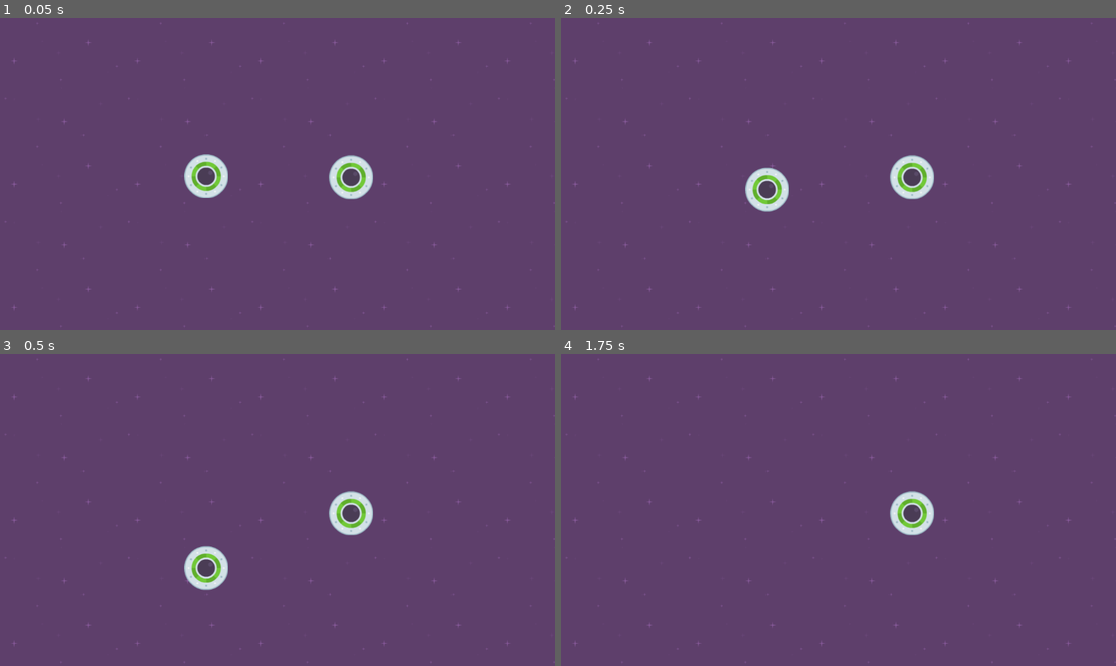
Above: before the commit, frames 1-4 (two rows, left to right).
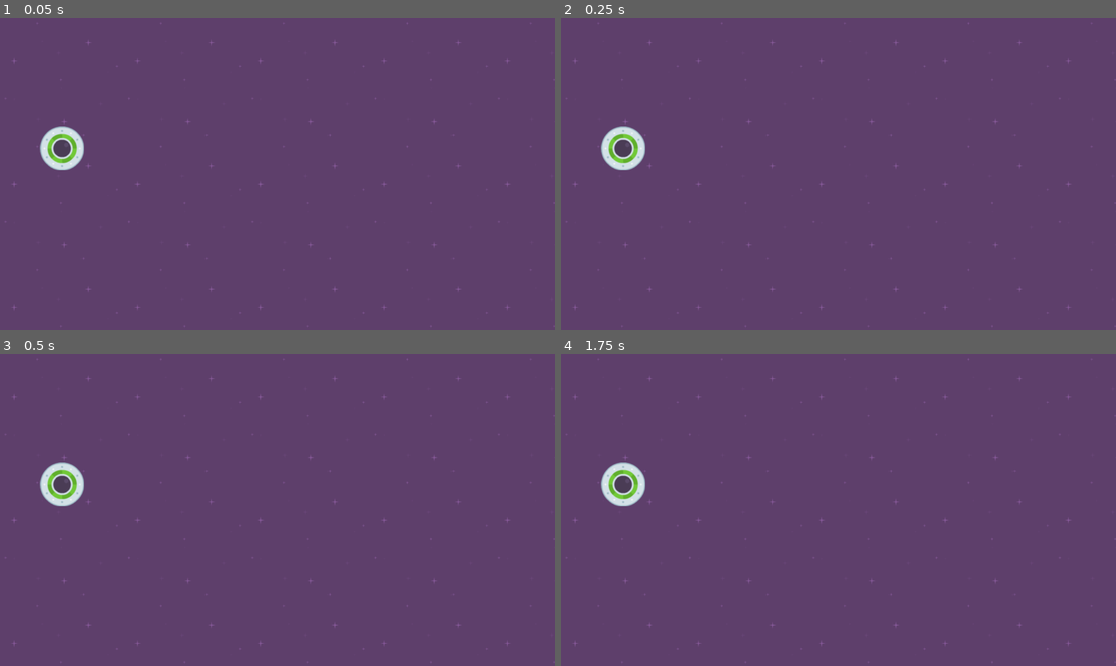
Above: after the commit, the same moments.

Repository: DapperMongoose/SpeedySaucer
Game: Godot game, scene res://level_1.tscn
The game is run twice, just before and just after one commit, with the same random seed, the same clock (stepped at 60 frames per second) and the same inputs.
Inputs:
- Up to frame 1 (0.05 s): no input
- Up to frame 2 (0.25 s): no input
- Up to frame 3 (0.5 s): no input
- Up to frame 4 (1.75 s): tap Enter at 1.25 s

The runs differ from the first frame. In frame 1, 2.3% of the frame differs, in the area x 7-68%, y 34-59%; in frame 2, 2.3%, in the area x 7-68%, y 34-63%; in frame 3, 2.3%; in frame 4, 1.5%.

Commit message:
completed parent child relationship module

Diff:
--- a/level_1.tscn
+++ b/level_1.tscn
@@ -12,8 +12,4 @@
 stretch_mode = 1
 
 [node name="Player" parent="." instance=ExtResource("2_a4uty")]
-position = Vector2(729, 331)
-
-[node name="Player2" parent="." instance=ExtResource("2_a4uty")]
-position = Vector2(428, 328)
-gravity_scale = 1.0
+position = Vector2(129, 271)
